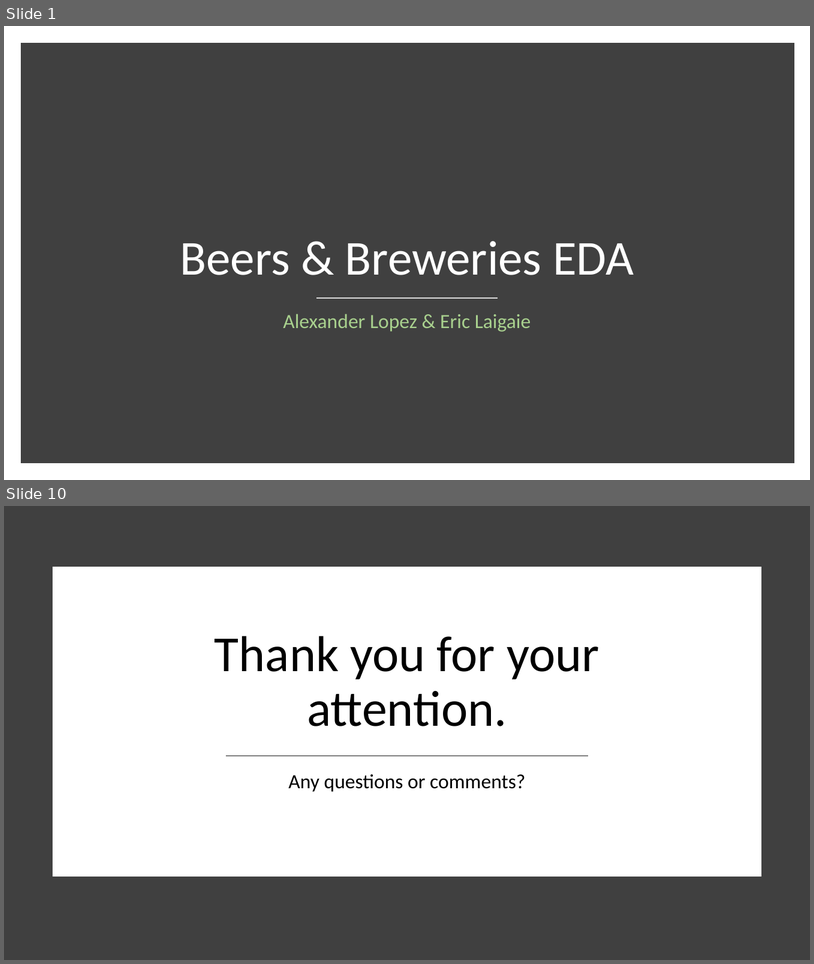
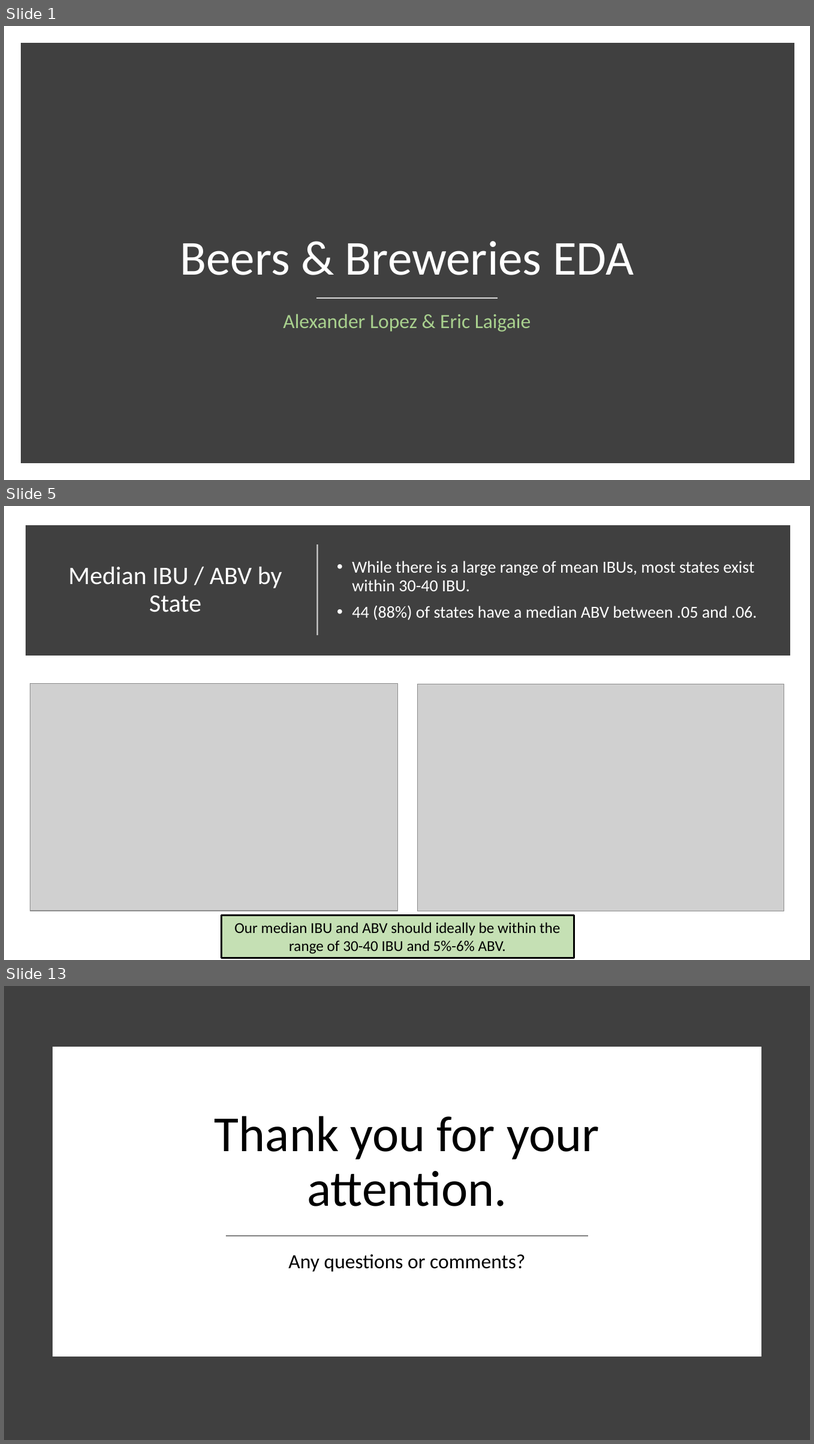
Before and after one commit to ericlaigaie/Case-Study-01, a slide deck: EDA_Presentation - AL.pptx. Shown one above the other, each under a label of ours: slides 1 and 10 before the commit, slides 1, 5 and 13 after it; the slides between them are not shown. The pictures are 814x964 and 814x1444 pixels, drawn with LibreOffice and Linux fonts; fonts in the diff are those of the drawing; grey boxes stand for pictures. Boxes give left, top, right and bottom in pixels: in the first picture for what was removed or moved away, otherwise in the second. Text is boxed around its words. In the diff, an @@ line names an element or a change of style, - is before the commit and + after.

```diff
--- a/EDA_Presentation - AL.pptx
+++ b/EDA_Presentation - AL.pptx
@@ slide 5 added at (4,506,810,960), background #FFFFFF @@
@@ rectangle added at (30,529,787,652), fill #404040, outline #404040 10 pt @@
@@ line added from (317, 636) to (317, 545), #FFFFFF 1.5 pt @@
@@ title added at (68,567,282,612), 30 pt, text #FFFFFF @@
+Median IBU / ABV by State
@@ text added at (352,561,758,620), 20 pt, text #FFFFFF @@
+• While there is a large range of mean IBUs, most states exist within 30-40 IBU.
+• 44 (88%) of states have a median ABV between .05 and .06.
@@ picture added at (30,683,398,910) @@
@@ picture added at (418,684,785,911) @@
@@ rectangle added at (221,915,574,958), fill #C5E0B4, outline #000000 2.25 pt, 18 pt, text #000000 @@
+Our median IBU and ABV should ideally be within the range of 30-40 IBU and 5%-6% ABV.
@@ what was slide 10 is now slide 13 @@
```
Also in this commit, not shown: 4 slides changed, 8 other slides added, 4 slides removed.
